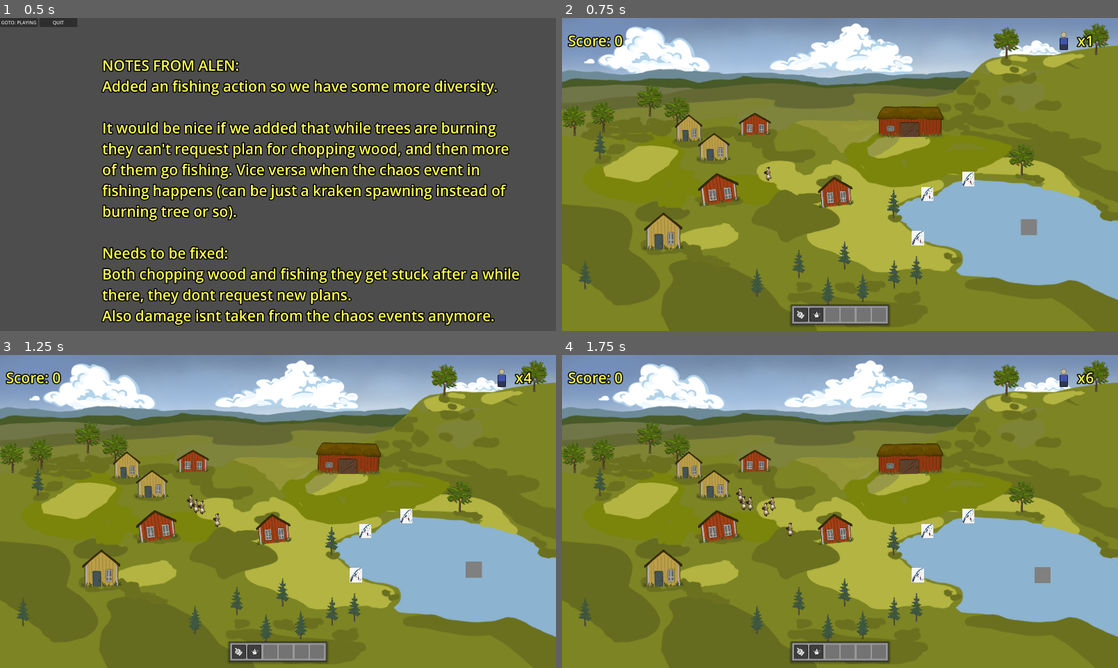
Above: before the commit, frames 1-4 (two rows, left to right).
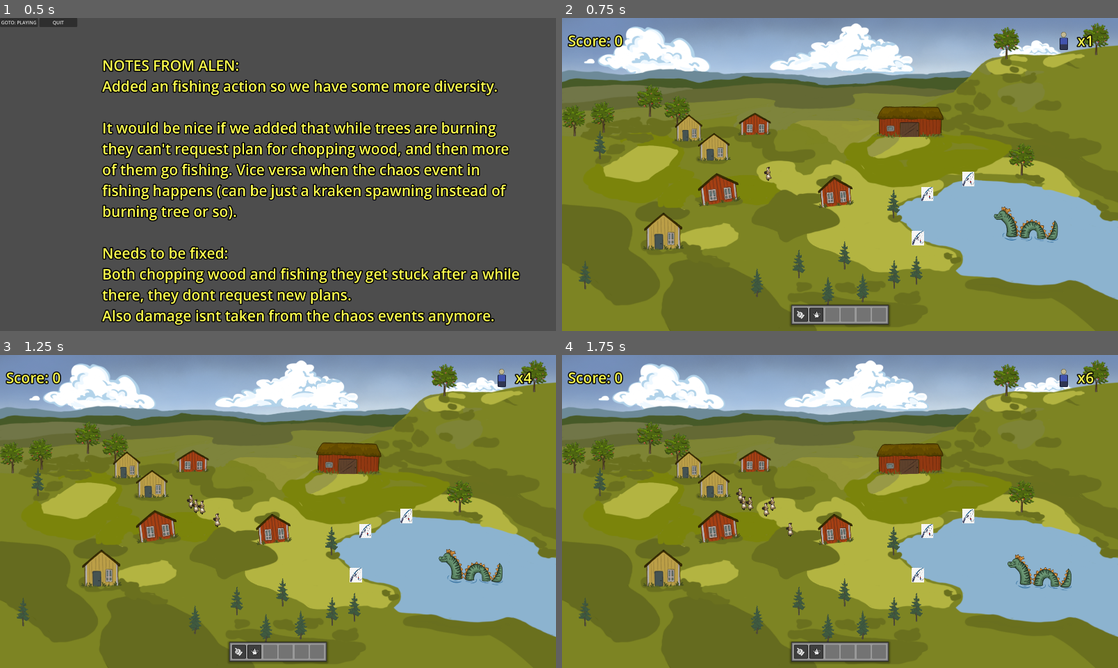
Above: after the commit, the same moments.

Repository: arget4me/cosyville
Game: Godot game, scene res://Scenes/main_scene.tscn
Same seed, same stepped clock (60 frames per second), same inputs: the game is played once before the commit and once after it.
Inputs (mouse positions are in pixels of both pictures, inside the frame that each line leads up to):
- Up to frame 1 (0.5 s): no input
- Up to frame 2 (0.75 s): click "GOTO: PLAYING" at 0.5 s
- Up to frame 3 (1.25 s): no input
- Up to frame 4 (1.75 s): move the mouse to (756, 621) at 1.27 s; press the mouse at (756, 621) at 1.28 s; hold Right (ui_right) from 1.28 s (still down)

Frame 1 is identical in both runs. In frame 2, 0.6% of the frame differs, in the area x 77-90%, y 60-72%; in frame 3, 0.6%; in frame 4, 0.6%.

Commit message:
Added sprite for kraken

Diff:
--- a/Scenes/Chaos/scary_kraken.tscn
+++ b/Scenes/Chaos/scary_kraken.tscn
@@ -1,11 +1,13 @@
-[gd_scene load_steps=6 format=3 uid="uid://cvwh76w475sjf"]
+[gd_scene load_steps=6 format=3 uid="uid://cvsrfsh24rjsw"]
 
 [ext_resource type="Script" path="res://Scripts/kraken.gd" id="1_g4bcs"]
-[ext_resource type="Texture2D" uid="uid://dqae846wad4lk" path="res://art/square.png" id="2_6w8fa"]
-[ext_resource type="PackedScene" uid="uid://dymkfwg58tqik" path="res://Scenes/Chaos/damage_area.tscn" id="3_bp8m0"]
-[ext_resource type="PackedScene" uid="uid://cbycy8bbyocpe" path="res://Scenes/Clicking/clickable.tscn" id="4_x7cd4"]
+[ext_resource type="Texture2D" uid="uid://1fn287nrbdph" path="res://art/People/loch_ness.png" id="2_6p502"]
+[ext_resource type="Script" path="res://Scripts/Chaos/damage_area.gd" id="3_sgfi4"]
+[ext_resource type="Script" path="res://Scripts/Clicking/clickable.gd" id="4_h4q2e"]
 
-[sub_resource type="CircleShape2D" id="CircleShape2D_fn5k1"]
+[sub_resource type="CapsuleShape2D" id="CapsuleShape2D_fpphw"]
+radius = 11.6923
+height = 43.0769
 
 [node name="ScaryKraken" type="Node2D"]
 
@@ -17,17 +19,31 @@
 waypoint_nodes = [NodePath("../KrakenWaypoints/waypoint1"), NodePath("../KrakenWaypoints/waypoint2"), NodePath("../Krak …(319 unchanged characters)…
 
 [node name="Sprite2D" type="Sprite2D" parent="Kraken"]
-scale = Vector2(0.25, 0.25)
-texture = ExtResource("2_6w8fa")
+position = Vector2(-596, -127)
+scale = Vector2(0.8, 0.8)
+texture = ExtResource("2_6p502")
 
-[node name="DamageArea" parent="Kraken" instance=ExtResource("3_bp8m0")]
+[node name="DamageArea" type="Area2D" parent="Kraken"]
 scale = Vector2(6.5, 6.5)
+collision_layer = 3
+collision_mask = 3
+script = ExtResource("3_sgfi4")
 damage_area_active = true
 
-[node name="Clickable" parent="Kraken" instance=ExtResource("4_x7cd4")]
+[node name="CollisionShape2D" type="CollisionShape2D" parent="Kraken/DamageArea"]
+position = Vector2(-1.53846, 0.153846)
+rotation = 1.5708
+shape = SubResource("CapsuleShape2D_fpphw")
+debug_color = Color(0.996388, 0, 0.187683, 0.42)
 
-[node name="CollisionShape2D" type="CollisionShape2D" parent="Kraken"]
-shape = SubResource("CircleShape2D_fn5k1")
+[node name="Clickable" type="Area2D" parent="Kraken"]
+script = ExtResource("4_h4q2e")
+
+[node name="Collision2D" type="CollisionPolygon2D" parent="Kraken/Clickable"]
+polygon = PackedVector2Array(-106, -44, -99, -55, -87, -57, -79, -48, -59, -34, -47, -9, 7, -19, 25, -15, 89, -22, 96, -13, 100, 14, 102, 44, 85, 57, -85, 53, -105, 37, -94, 17, -77, 3, -96, -24, -114, -27, -124, -40, -117, -45)
+
+[node name="CollisionPolygon2D" type="CollisionPolygon2D" parent="Kraken"]
+polygon = PackedVector2Array(-106, -44, -99, -55, -87, -57, -79, -48, -59, -34, -47, -9, 7, -19, 25, -15, 89, -22, 96, -13, 100, 14, 102, 44, 85, 57, -85, 53, -105, 37, -94, 17, -77, 3, -96, -24, -114, -27, -124, -40, -117, -45)
 
 [node name="KrakenWaypoints" type="Node2D" parent="."]
 
@@ -61,4 +77,8 @@
 [node name="waypoint9" type="Node2D" parent="KrakenWaypoints"]
 position = Vector2(1404, 858)
 
+[connection signal="body_entered" from="Kraken/DamageArea" to="Kraken/DamageArea" method="_on_body_entered"]
+[connection signal="input_event" from="Kraken/Clickable" to="Kraken/Clickable" method="_on_input_event"]
+[connection signal="mouse_entered" from="Kraken/Clickable" to="Kraken/Clickable" method="_on_mouse_entered"]
+[connection signal="mouse_exited" from="Kraken/Clickable" to="Kraken/Clickable" method="_on_mouse_exited"]
 [connection signal="on_clicked" from="Kraken/Clickable" to="Kraken" method="_on_clickable_on_clicked"]
Binary file added: art/People/loch_ness.png
Not shown, added: art/People/loch_ness.png.import
